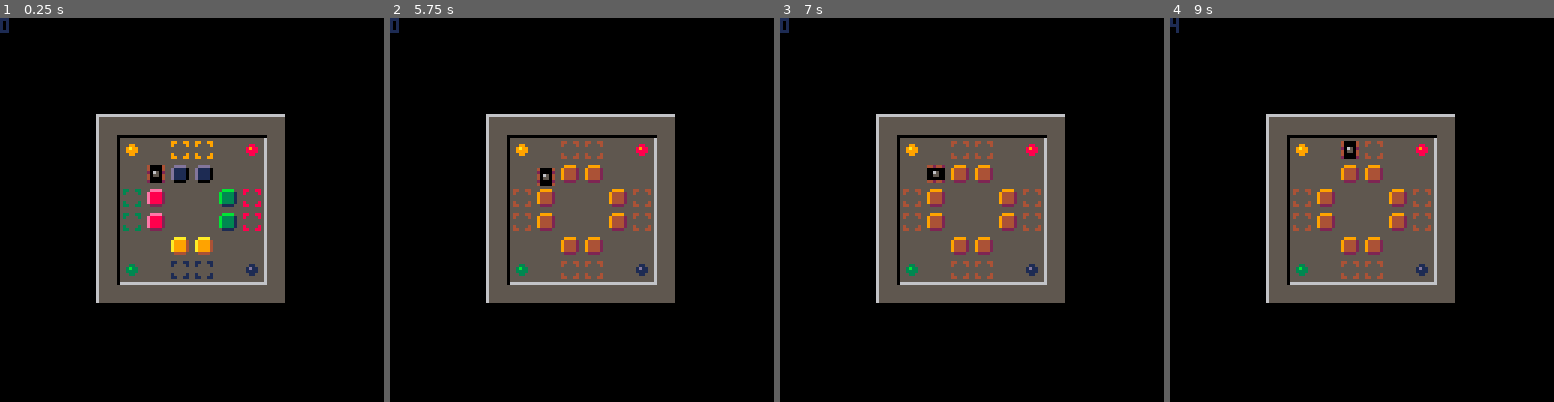
Above: before the commit, frames 1-4 (left to right).
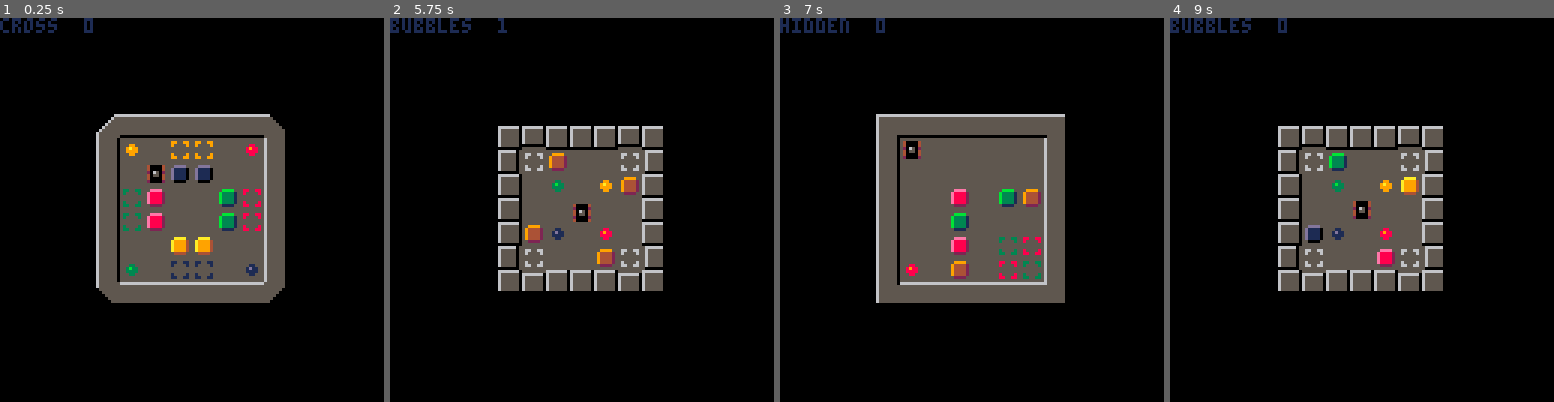
Above: after the commit, the same moments.

Repository: erwinbonsma/SokoBubbleP8
Game: PICO-8 cartridge sokububble.p8
The game is run twice, just before and just after one commit, with the same random seed, the same clock (stepped at 60 frames per second) and the same inputs.
Inputs:
- Up to frame 1 (0.25 s): no input
- Up to frame 2 (5.75 s): tap X (X key) at 0.33, 1.07, 1.85, 2.97, 4.08, 5.2 s; tap O (Z key) at 0.7, 1.7, 2.1, 2.5, 2.9, 3.3, 3.7, 4.1, 4.5, 4.9, 5.3, 5.7 s; hold Right 1.6-2.1 s; hold Up 2.15-2.42 s; hold Right 2.47-3.03 s; hold Left 3.08-3.58 s; hold Down 3.63-3.97 s; hold Right 4.02-4.68 s; hold Up 4.73-5.03 s; hold Left 5.08-5.68 s; hold Down from 5.73 s (still down)
- Up to frame 3 (7 s): release Down at 6.03 s; hold Right 6.08-6.58 s; tap O (Z key) at 6.1, 6.5, 6.9 s; tap X (X key) at 6.32 s; hold Right from 6.63 s (still down)
- Up to frame 4 (9 s): release Right at 7.13 s; hold Up 7.18-7.45 s; tap O (Z key) every 0.4 s from 7.3 to 8.9 s; tap X (X key) at 7.43, 8.55 s; hold Right 7.5-8.07 s; hold Left 8.12-8.62 s; hold Down from 8.67 s (still down)

The runs differ from the first frame. In frame 1, 0.8% of the frame differs, in the area x 0-75%, y 0-75%; in frame 2, 14%; in frame 3, 4.1%; in frame 4, 14%.

Commit message:
Add beveled corners and dev level navigation

Diff:
--- a/sokububble.p8
+++ b/sokububble.p8
@@ -757,16 +757,19 @@
 function level:draw(state)
  pal(15,0)
  rectfill(
-  self.sx0,
-  self.sy0,
-  self.sx0+8*self.ncols-1,
-  self.sy0+8*self.nrows-1,
+  self.sx0+4,
+  self.sy0+4,
+  self.sx0+8*self.ncols-5,
+  self.sy0+8*self.nrows-5,
   5
  )
  self:_draw_fixed(state)
  self:_draw_boxes(state)
 
- print(state.mov_cnt,0,0,1)
+ print(
+  self.name.."  "..state.mov_cnt,
+  0,0,1
+ )
 end
 
 function level:_box_on_tgt_at(
@@ -804,12 +807,16 @@
 -->8
 --main
 
-function start_level(idx)
+function start_level(
+ idx,skip_anim
+)
  local lvl=level:new(idx)
  state=lvl:update_state({})
- state.anim=show_dialog(
-  lvl.name
- )
+ if not skip_anim then
+  state.anim=show_dialog(
+   lvl.name
+  )
+ end
 end
 
 function _init()
@@ -831,6 +838,11 @@
   if coinvoke(state.anim) then
    state.anim=nil
   end
+ elseif btnp(🅾️) then
+  start_level(
+   state.level.idx%#level_defs+1,
+   true
+  )
  else
   state.player:update(state)
 
@@ -848,14 +860,14 @@
 00700700000000000000000000000000000000000000000000000000000000000000000000000000000000000000000000000000000000000000000000000000
 00000000000000000000000000000000000000000000000000000000000000000000000000000000000000000000000000000000000000000000000000000000
 00000000000000000000000000000000000000000000000000000000000000000000000000000000000000000000000000000000000000000000000000000000
-00000000000000000000000000040000000040000000000000000000000000000000000000000000000000000000000000000000000000000000000000000000
-04111140041111400211112000411100002411000000000000000000000000000000000000000000000000000000000000000000000000000000000000000000
-04111140021111200411114002111110041111100000000000000000000000000000000000000000000000000000000000000000000000000000000000000000
-02165120041651400416514004165114411651100000000000000000000000000000000000000000000000000000000000000000000000000000000000000000
-04155140041551400215512041155140011551140000000000000000000000000000000000000000000000000000000000000000000000000000000000000000
-04111140021111200411114001111120011111400000000000000000000000000000000000000000000000000000000000000000000000000000000000000000
-02111120041111400411114000111400001142000000000000000000000000000000000000000000000000000000000000000000000000000000000000000000
-00000000000000000000000000004000000400000000000000000000000000000000000000000000000000000000000000000000000000000000000000000000
+0000000000000000000000000004000000004000000000000000006666000000655555555555555f000000000000000000000000000000000000000000000000
+0411114004111140021111200041110000241100000000000000065555500000655555555555555f000000000000000000000000000000000000000000000000
+041111400211112004111140021111100411111000000000000065555555000005555555555555f0000000000000000000000000000000000000000000000000
+02165120041651400416514004165114411651100000000000065555555550000055555555555f00000000000000000000000000000000000000000000000000
+0415514004155140021551204115514001155114000000000065555555555500000555555555f000000000000000000000000000000000000000000000000000
+041111400211112004111140011111200111114000000000065555555555555000005555555f0000000000000000000000000000000000000000000000000000
+021111200411114004111140001114000011420000000000655555555555555f0000055555f00000000000000000000000000000000000000000000000000000
+000000000000000000000000000040000004000000000000655555555555555f000000ffff000000000000000000000000000000000000000000000000000000
 000000000000000000000000000400000000400000000000666666f0000000000666666f6666666f000000000000000000000000000000000000000000000000
 044244200424424002442440001142000011140000999900655555f06666666f0655555f6555555f000000000000000000000000000000000000000000000000
 011111100111111001111110011111400111112009444420655555f06555555f0655555f6555555f000000000000000000000000000000000000000000000000
@@ -905,17 +917,17 @@
 00ffff00011111100111111001111110011111100110011000000000044004400660066009900990088008800330033001100110444004441110011100000000
 00000000000000000000000000000000000000000000000000000000000000000000000000000000000000000000000000000000444004441110011100000000
 __gff__
-0000000000000000000000000000000001010100000000000000000000000000010101000002020202020000000000000202020202020202020202020202020004141414140810181818181818080802041414141408101818181818180808000414141414081018181818181808080004141414140810181818181818080800
+0000000000000000000000000000000001010100000002020202000000000000010101000002020202020000000000000202020202020202020202020202020004141414140810181818181818080802041414141408101818181818180808000414141414081018181818181808080004141414140810181818181818080800
 0000000000000000000000000000000000000000000000000000000000000000000000000000000000000000000000000000000000000000000000000000000000000000000000000000000000000000000000000000000000000000000000000000000000000000000000000000000000000000000000000000000000000000
 __map__
-3136363636363632313636363b36363231363636363636323136363636363632000000000000000000000000000000000000000000000000000000000000000000000000000000000000000000000000000000000000000000000000000000000000000000000000000000000000000000000000000000000000000000000000
+3136363636363632313636363b36363231363636363636321636363636363617000000000000000000000000000000000000000000000000000000000000000000000000000000000000000000000000000000000000000000000000000000000000000000000000000000000000000000000000000000000000000000000000
 3510000000000035355500003900653535100000000000353546004545005635000000000000000000000000000000000000000000000000000000000000000000000000000000000000000000000000000000000000000000000000000000000000000000000000000000000000000000000000000000000000000000000000
 3500000000000035350010600000003535000000000000353500107070000035000000000000000000000000000000000000000000000000000000000000000000000000000000000000000000000000000000000000000000000000000000000000000000000000000000000000000000000000000000000000000000000000
 35000050006025353e3800567640003535655066566055353565500000605535000000000000000000000000000000000000000000000000000000000000000000000000000000000000000000000000000000000000000000000000000000000000000000000000000000000000000000000000000000000000000000000000
 35000060000000353500506646003a3c35655066566055353565500000605535000000000000000000000000000000000000000000000000000000000000000000000000000000000000000000000000000000000000000000000000000000000000000000000000000000000000000000000000000000000000000000000000
 3500005300655535350000007000003535000000000000353500004040000035000000000000000000000000000000000000000000000000000000000000000000000000000000000000000000000000000000000000000000000000000000000000000000000000000000000000000000000000000000000000000000000000
 3556002500556535354500370000753535000000000000353566007575007635000000000000000000000000000000000000000000000000000000000000000000000000000000000000000000000000000000000000000000000000000000000000000000000000000000000000000000000000000000000000000000000000
-33363636363636343336363d3636363433363636363636343336363636363634000000000000000000000000000000000000000000000000000000000000000000000000000000000000000000000000000000000000000000000000000000000000000000000000000000000000000000000000000000000000000000000000
+33363636363636343336363d3636363433363636363636341836363636363619000000000000000000000000000000000000000000000000000000000000000000000000000000000000000000000000000000000000000000000000000000000000000000000000000000000000000000000000000000000000000000000000
 3029303030293031363636363632303030303030303136363636363632000000000000000000000000000000000000000000000000000000000000000000000000000000000000000000000000000000000000000000000000000000000000000000000000000000000000000000000000000000000000000000000000000000
 264d6000004d2835660000554635301000000000303510000000000035000000000000000000000000000000000000000000000000000000000000000000000000000000000000000000000000000000000000000000000000000000000000000000000000000000000000000000000000000000000000000000000000000000
 3000660046403035456000400035300060004000303500000000000035000000000000000000000000000000000000000000000000000000000000000000000000000000000000000000000000000000000000000000000000000000000000000000000000000000000000000000000000000000000000000000000000000000
